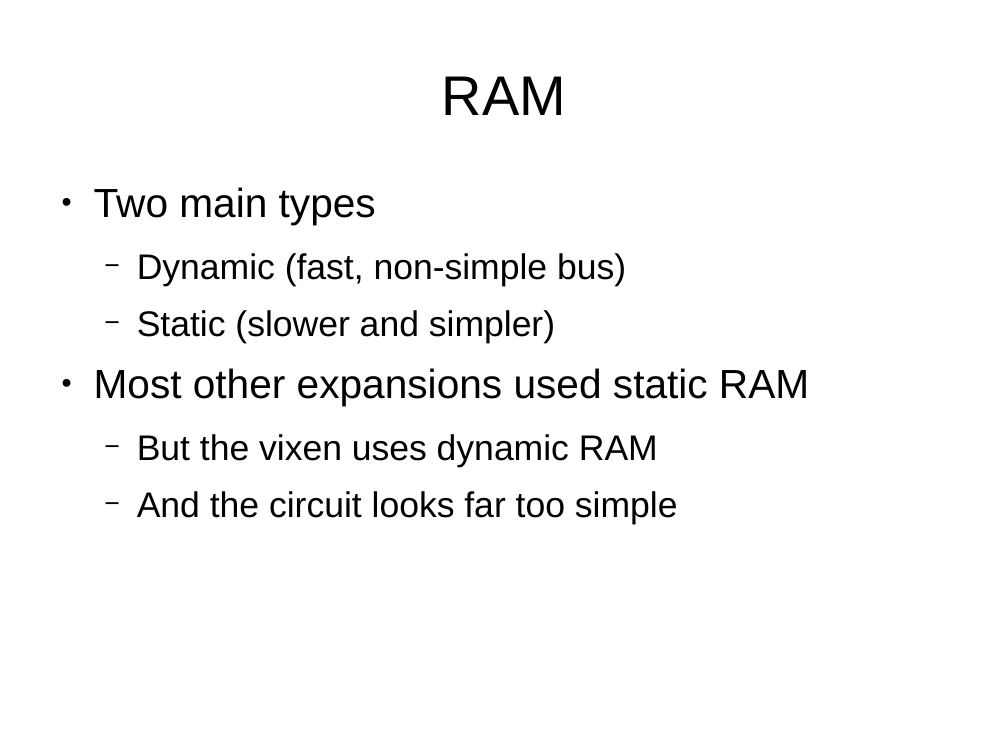
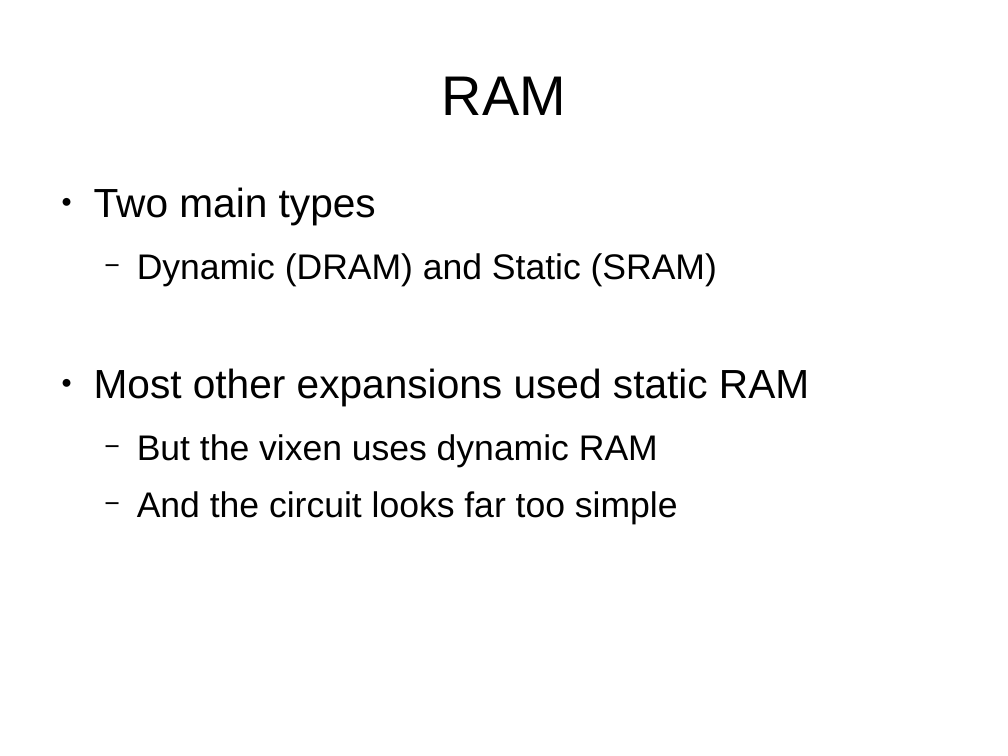
Before and after one commit to bendooks/vixen, a slide deck: slide 5 of talk/bjdooks-vixen-ram.odp. Drawn at 1008x756 pixels with LibreOffice and Linux fonts; fonts in the diff are those of the drawing; background and template pictures are left out. Boxes give left, top, right and bottom in pixels: in the first picture for what was removed or moved away, otherwise in the second. Text is boxed around its words. In the diff, an @@ line names an element or a change of style, - is before the commit and + after.

```diff
--- a/talk/bjdooks-vixen-ram.odp
+++ b/talk/bjdooks-vixen-ram.odp
@@ text at (x1=137, y1=253, x2=717, y2=286): text changed @@
-  − Dynamic (fast, non-simple bus)
-  − Static (slower and simpler)
+  − Dynamic (DRAM) and Static (SRAM)
```
Also in this commit, not shown: 7 other slides changed, 1 slide removed.
